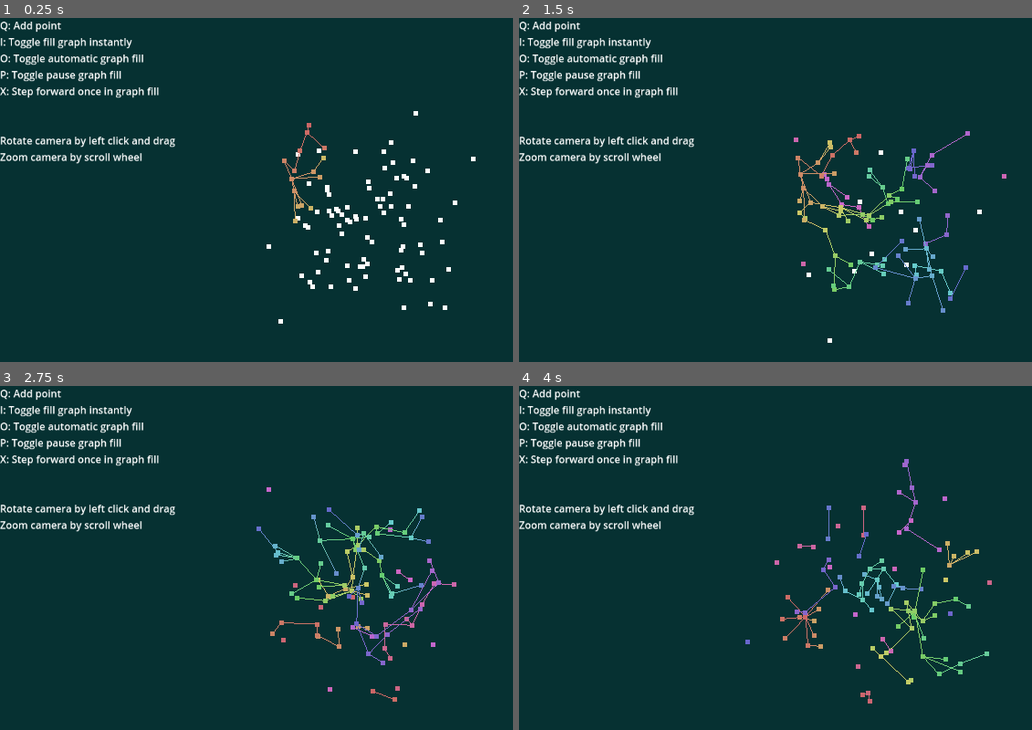
Above: before the commit, frames 1-4 (two rows, left to right).
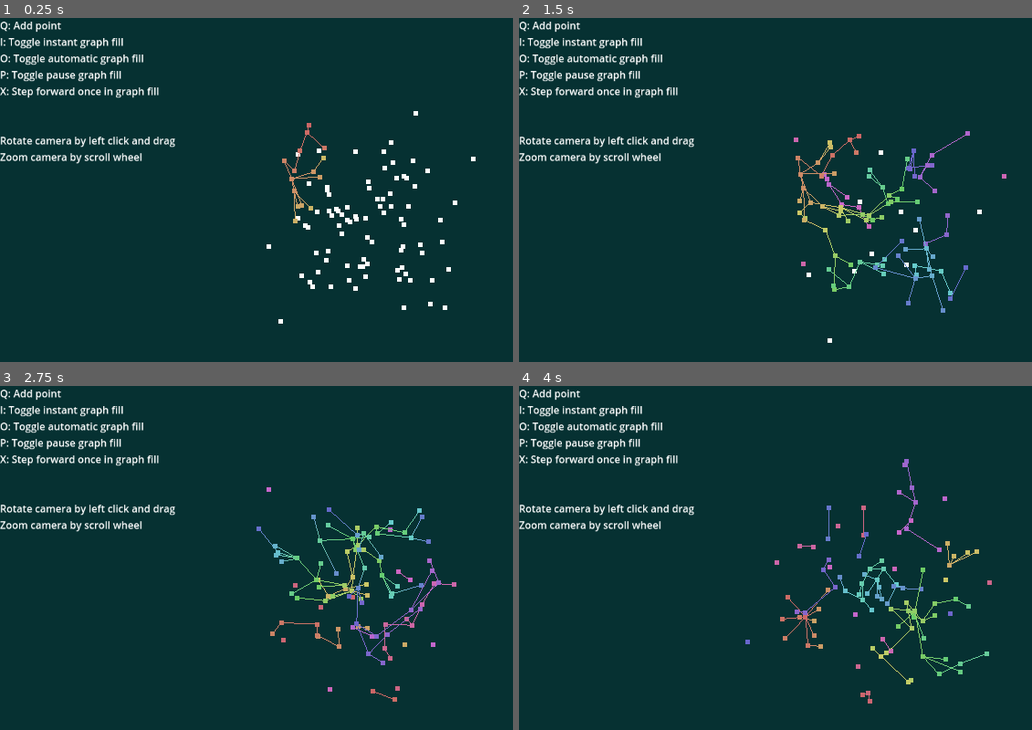
Above: after the commit, the same moments.

Repository: Homshnogen/Unit-Disk-Graph-3D
Game: Godot game, scene res://main.tscn
The game is run twice, just before and just after one commit, with the same random seed, the same clock (stepped at 60 frames per second) and the same inputs.
Inputs (mouse positions are in pixels of both pictures, inside the frame that each line leads up to):
- Up to frame 1 (0.25 s): no input
- Up to frame 2 (1.5 s): tap Enter at 0.5 s; move the mouse to (outside the picture) at 0.52 s; hold X (step_forward) 0.53-1.25 s; tap O (auto_state) at 0.6 s; click (outside the picture) at 0.67 s; drag from (739, 245) to (847, 303) at 1.27 s
- Up to frame 3 (2.75 s): tap R (reset_points) at 2 s; move the mouse to (436, 499) at 2.02 s; hold X (step_forward) from 2.03 s (still down); tap I (instant_state) at 2.1 s
- Up to frame 4 (4 s): release X (step_forward) at 2.75 s; tap R (reset_points) at 2.75, 3.5 s; drag from (847, 671) to (662, 530) at 2.77 s; move the mouse to (outside the picture) at 3.52 s; tap K (test) at 3.6 s

The runs differ from the first frame. In frame 1, 0.3% of the frame differs, in the area x 8-26%, y 5-10%; in frame 2, 0.3%; in frame 3, 0.3%; in frame 4, 0.3%.

Commit message:
added build preset

Diff:
--- a/main.tscn
+++ b/main.tscn
@@ -39,7 +39,7 @@
 offset_right = 40.0
 offset_bottom = 23.0
 text = "Q: Add point
-I: Toggle fill graph instantly
+I: Toggle instant graph fill
 O: Toggle automatic graph fill
 P: Toggle pause graph fill
 X: Step forward once in graph fill
Not shown, added: export_presets.cfg
Not shown, changed: .gitignore
